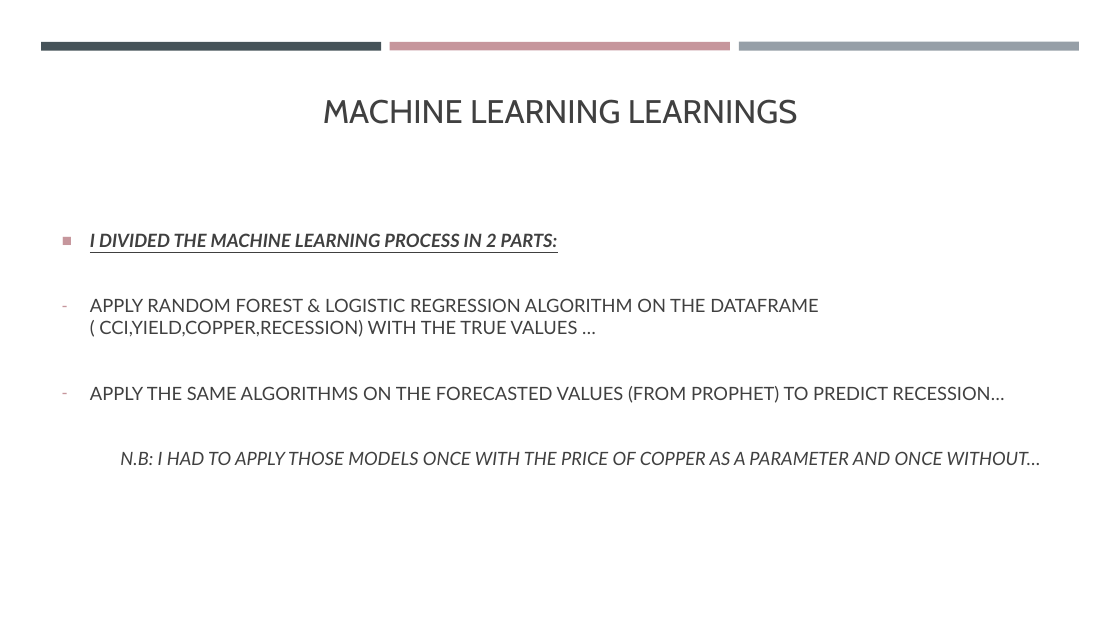
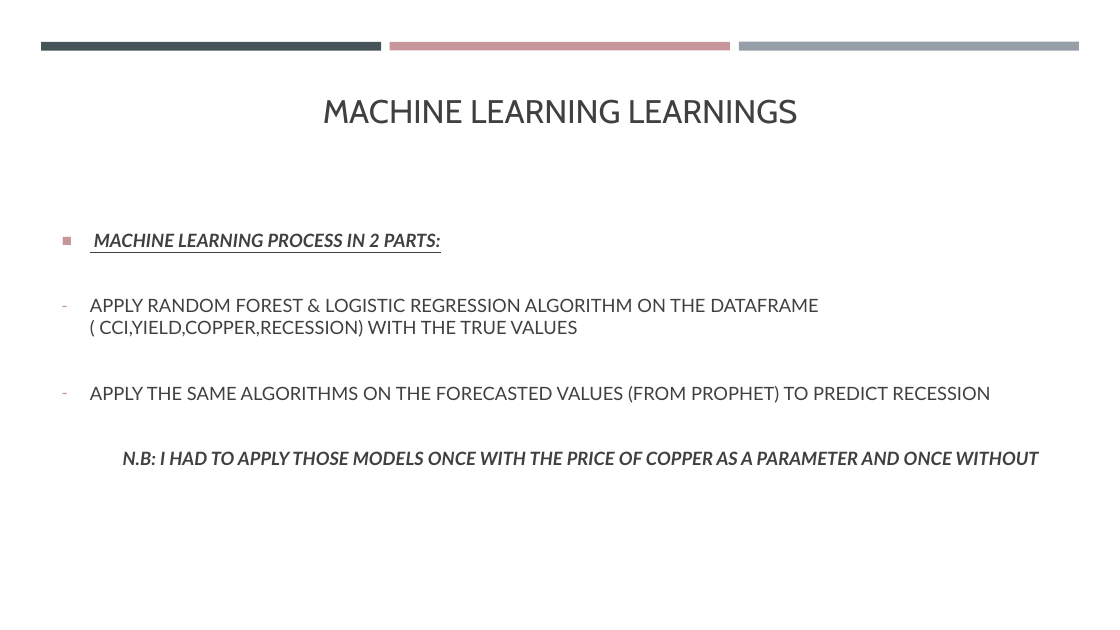
Before and after one commit to VladimirAutier/Project-Week-8-Final-Project, a slide deck: slide 8 of your-project/Final Project/Presentation & Eco insights/Copper, A New Economic Estimator ?.pptx. Drawn at 1120x630 pixels with LibreOffice and Linux fonts; fonts in the diff are those of the drawing. Boxes give left, top, right and bottom in pixels: in the first picture for what was removed or moved away, otherwise in the second. Text is boxed around its words. In the diff, an @@ line names an element or a change of style, - is before the commit and + after.

```diff
--- a/your-project/Final Project/Presentation & Eco insights/Copper, A New Economic Estimator ?.pptx
+++ b/your-project/Final Project/Presentation & Eco insights/Copper, A New Economic Estimator ?.pptx
@@ text at [90, 233, 1039, 465]: text changed @@
-■ I DIVIDED THE MACHINE LEARNING PROCESS IN 2 PARTS:
-– APPLY RANDOM FOREST & LOGISTIC REGRESSION ALGORITHM ON THE DATAFRAME ( CCI,YIELD,COPPER,RECESSION) WITH THE TRUE VALUES …
-– APPLY THE SAME ALGORITHMS ON THE FORECASTED VALUES (FROM PROPHET) TO PREDICT RECESSION…
-N.B: I HAD TO APPLY THOSE MODELS ONCE WITH THE PRICE OF COPPER AS A PARAMETER AND ONCE WITHOUT…
+■ MACHINE LEARNING PROCESS IN 2 PARTS:
+– APPLY RANDOM FOREST & LOGISTIC REGRESSION ALGORITHM ON THE DATAFRAME ( CCI,YIELD,COPPER,RECESSION) WITH THE TRUE VALUES
+– APPLY THE SAME ALGORITHMS ON THE FORECASTED VALUES (FROM PROPHET) TO PREDICT RECESSION
+N.B: I HAD TO APPLY THOSE MODELS ONCE WITH THE PRICE OF COPPER AS A PARAMETER AND ONCE WITHOUT
```
Also in this commit, not shown: 6 other slides changed, 1 other file.
